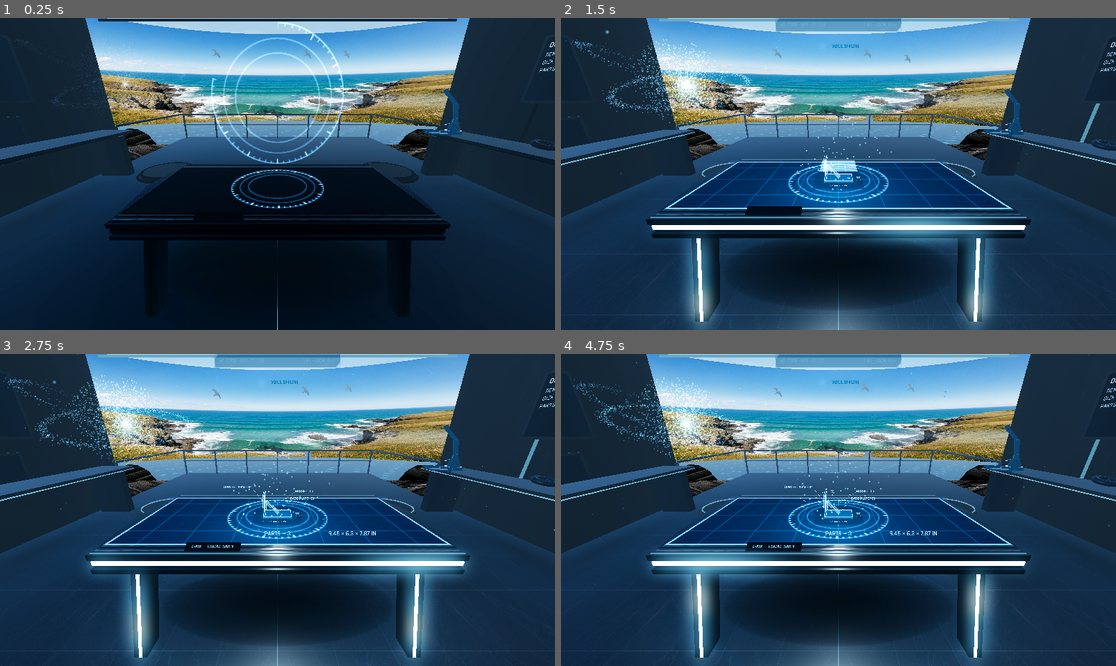
Above: before the commit, frames 1-4 (two rows, left to right).
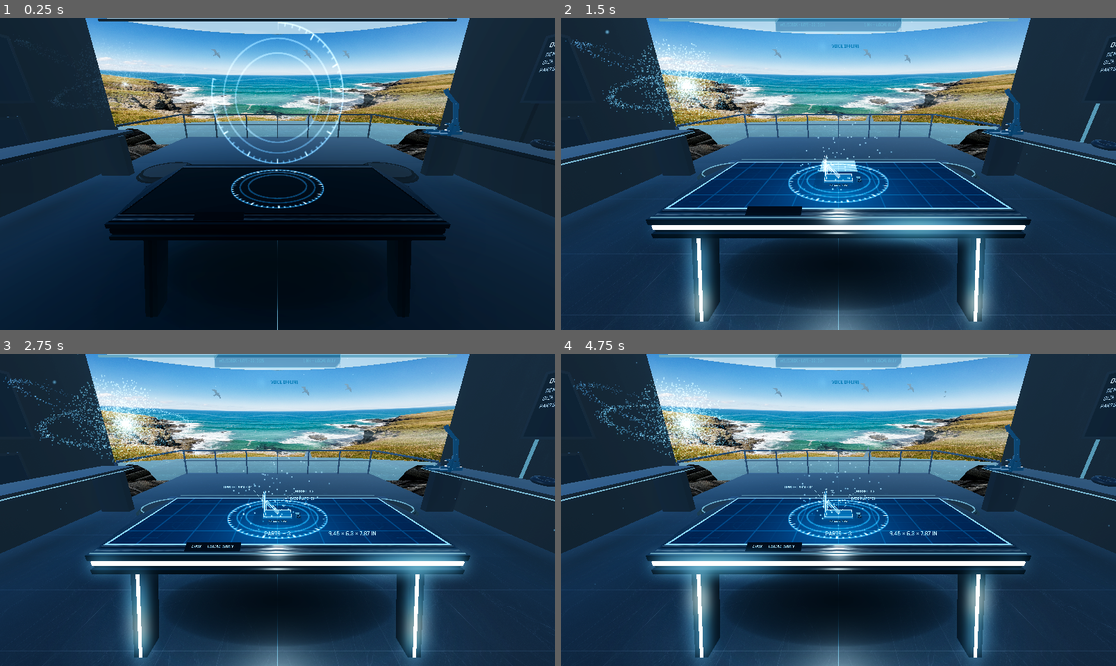
Above: after the commit, the same moments.

Repository: Jondude1/atlas-holodeck
Game: Godot game, scene res://main.tscn
The game is run twice, just before and just after one commit, with the same random seed, the same clock (stepped at 60 frames per second) and the same inputs. Sound files missing from this copy of the repository are replaced by a short silence.
Inputs (mouse positions are in pixels of both pictures, inside the frame that each line leads up to):
- Up to frame 1 (0.25 s): no input
- Up to frame 2 (1.5 s): tap Enter at 0.5 s; move the mouse to (960, 158) at 0.52 s; click (960, 158) at 0.67 s; drag from (727, 189) to (810, 236) at 1.27 s
- Up to frame 3 (2.75 s): move the mouse to (333, 441) at 2.02 s; click (333, 441) at 2.17 s
- Up to frame 4 (4.75 s): drag from (810, 572) to (672, 463) at 2.77 s; move the mouse to (1005, 556) at 3.52 s; click (1005, 556) at 3.67 s; drag from (672, 463) to (755, 432) at 4.27 s

The runs differ from the first frame. In frame 1, 2.1% of the frame differs, in the area x 18-82%, y 17-41%; in frame 2, 2.0%; in frame 3, 1.9%; in frame 4, 2.0%.

Commit message:
R7-6b photographic moving sea + living painting backdrop (sea band rolls on a loop); R4-3 tether lines merged to one draw call

Diff:
--- a/app/model.gd
+++ b/app/model.gd
@@ -15,6 +15,11 @@
 const TETHER_SIDE := 0.1       # ...and this far out to the side, away from the assembly centre
 const TETHER_FAN := 0.085      # R3-10: second callout column, this much further out — halves each column's stack
 const TETHER_MIN_GAP := 0.046  # R3-10: minimum vertical separation between labels sharing a column
+# R4-3: the merged leader-line mesh — unit-box corners (0.0018 x 0.0018 x 1) and outward-wound faces.
+const _TETHER_CORNERS := [
+	Vector3(-.0009, -.0009, -.5), Vector3(.0009, -.0009, -.5), Vector3(.0009, .0009, -.5), Vector3(-.0009, .0009, -.5),
+	Vector3(-.0009, -.0009, .5), Vector3(.0009, -.0009, .5), Vector3(.0009, .0009, .5), Vector3(-.0009, .0009, .5)]
+const _TETHER_IDX := [0, 3, 2, 0, 2, 1, 4, 5, 6, 4, 6, 7, 0, 1, 5, 0, 5, 4, 3, 7, 6, 3, 6, 2, 0, 4, 7, 0, 7, 3, 1, 2, 6, 1, 6, 5]
 const DIM_LABEL_GAP := 0.06    # metres past the footprint edge: just outside the dimension line
 
 signal explode_changed(t: float)
@@ -40,6 +45,8 @@
 var _dim_labels: Array[Label3D] = []
 var _tethers: Array[Dictionary] = []  # {part, label, line}: leader line + caps label per part
 var _tether_mat: StandardMaterial3D
+var _tether_mesh: MeshInstance3D   # R4-3: ALL leader lines in ONE merged mesh (was one MeshInstance per part)
+var _line_hidden := {}             # part index -> true: omit that leader from the merged mesh (pin styling)
 var _tether_alpha := 0.0
 
 func _ready() -> void:
@@ -117,9 +124,10 @@
 	set_tether_alpha(0.0)
 	for l in _dim_labels:
 		l.visible = false
-	for t in _tethers:                 # hidden outright: a transparent label/line still costs a draw call
+	for t in _tethers:                 # hidden outright: a transparent label still costs a draw call
 		t["label"].visible = false
-		t["line"].visible = false
+	if _tether_mesh:
+		_tether_mesh.visible = false
 	_schematic.visible = false
 	_kill_move()
 	var tw := create_tween().set_parallel(true)
@@ -140,7 +148,10 @@
 		l.visible = true
 	for t in _tethers:
 		t["label"].visible = true
-		t["line"].visible = true
+	_line_hidden.clear()
+	if _tether_mesh:
+		_tether_mesh.visible = true
+		_update_tethers()
 	_set_schematic_alpha(1.0)
 	set_tether_alpha(1.0)
 
@@ -234,7 +245,8 @@
 	var l: Label3D = t["label"]
 	if on:
 		l.visible = true
-		(t["line"] as MeshInstance3D).visible = true
+		_line_hidden.erase(i)
+		_update_tethers()
 		l.modulate = Tokens.HOLO_CORE
 		l.font_size = 56
 		l.text = _part_caption(p.name, i) + "\n" + _part_dims_line(p)
@@ -244,7 +256,11 @@
 		var parked_or_unseen := _parked or _tether_alpha <= 0.0
 		l.modulate = Tokens.a(Tokens.HOLO_LINE, _tether_alpha)
 		l.visible = not parked_or_unseen
-		(t["line"] as MeshInstance3D).visible = not parked_or_unseen
+		if parked_or_unseen:
+			_line_hidden[i] = true
+		else:
+			_line_hidden.erase(i)
+		_update_tethers()
 
 ## "UPRIGHT ARM · 02" caption of part i (the same string its tether label carries).
 func part_caption(i: int) -> String:
@@ -354,15 +370,13 @@
 	_tether_mat.shading_mode = BaseMaterial3D.SHADING_MODE_UNSHADED
 	_tether_mat.transparency = BaseMaterial3D.TRANSPARENCY_ALPHA
 	_tether_mat.albedo_color = Tokens.a(Tokens.HOLO_LINE, 0.0)
+	_tether_mesh = MeshInstance3D.new()
+	_tether_mesh.name = "Tethers"
+	_tether_mesh.cast_shadow = GeometryInstance3D.SHADOW_CASTING_SETTING_OFF
+	_tether_mesh.material_override = _tether_mat
+	add_child(_tether_mesh)
 	for i in _parts.size():
 		var p := _parts[i]
-		var line := MeshInstance3D.new()
-		line.name = "Tether%d" % i
-		var box := BoxMesh.new()
-		box.size = Vector3(0.0018, 0.0018, 1.0)
-		line.mesh = box
-		line.material_override = _tether_mat
-		add_child(line)
 		var l := Label3D.new()
 		l.name = "PartLabel%d" % i
 		l.text = _part_caption(p.name, i)
@@ -375,7 +389,7 @@
 		l.modulate = Tokens.a(Tokens.HOLO_LINE, 0.0)
 		l.outline_size = 0
 		add_child(l)
-		_tethers.append({"part": p, "label": l, "line": line})
+		_tethers.append({"part": p, "label": l})
 	_update_tethers()
 
 ## "UprightArm" -> "UPRIGHT ARM · 02"
@@ -474,18 +488,38 @@
 				moved = true
 		if not moved:
 			break
-	# Pass 3: draw the tether to the (possibly spread) tip and park the label on it.
+	# Pass 3: park each label on its (possibly spread) tip, and rebuild the ONE
+	# merged leader-line mesh (R4-3) — every tether is a thin oriented box in a
+	# single ArrayMesh, so an exploded 27-part model costs 1 draw call for its
+	# leaders instead of 27.
+	var verts := PackedVector3Array()
+	var idx := PackedInt32Array()
 	for i in n:
 		var t: Dictionary = _tethers[i]
 		var a := anchors[i]
 		var tip := adj[i]
-		var line: MeshInstance3D = t["line"]
-		var d := tip - a
-		var up := Vector3.UP if absf(d.normalized().y) < 0.99 else Vector3.RIGHT
-		line.transform = Transform3D(Basis.looking_at(d, up) * Basis.from_scale(Vector3(1, 1, d.length())), a.lerp(tip, 0.5))
 		var l: Label3D = t["label"]
 		l.horizontal_alignment = HORIZONTAL_ALIGNMENT_LEFT if sides[i] > 0 else HORIZONTAL_ALIGNMENT_RIGHT
 		l.position = tip + Vector3(sides[i] * 0.008, 0.012, 0.0)
+		if _line_hidden.has(i):
+			continue
+		var d := tip - a
+		var up := Vector3.UP if absf(d.normalized().y) < 0.99 else Vector3.RIGHT
+		var xf := Transform3D(Basis.looking_at(d, up) * Basis.from_scale(Vector3(1, 1, d.length())), a.lerp(tip, 0.5))
+		var base := verts.size()
+		for c in _TETHER_CORNERS:
+			verts.append(xf * c)
+		for k in _TETHER_IDX:
+			idx.append(base + k)
+	if _tether_mesh:
+		var arrays := []
+		arrays.resize(Mesh.ARRAY_MAX)
+		arrays[Mesh.ARRAY_VERTEX] = verts
+		arrays[Mesh.ARRAY_INDEX] = idx
+		var am := ArrayMesh.new()
+		if verts.size() > 0:
+			am.add_surface_from_arrays(Mesh.PRIMITIVE_TRIANGLES, arrays)
+		_tether_mesh.mesh = am
 
 ## A part's true size in the house format (X × Z × Y inches, feet+inches past 24 in) from its AABB.
 func _part_dims_line(p: MeshInstance3D) -> String:
@@ -532,7 +566,8 @@
 		l.visible = shown
 	for t in _tethers:
 		t["label"].visible = shown
-		t["line"].visible = shown
+	if _tether_mesh:
+		_tether_mesh.visible = shown
 	if _tether_mat:
 		set_tether_alpha(0.0)
 	for p in _parts:
--- a/app/vista.gd
+++ b/app/vista.gd
@@ -32,7 +32,7 @@
 		"omni_tint": Color(1.05, 1.0, 0.9), "omni_energy": 1.0,
 		"water_y": -4.2, "water_deep": Color(0.02, 0.23, 0.38), "water_spark": Color(0.6, 0.9, 1.0), "water_speed": 1.0,
 		"mist": Color(0.85, 0.93, 1.0), "mist_alpha": 0.35, "cloud_tint": Color(1, 1, 1), "boat": true,
-		"rock": Color(0.95, 0.98, 1.0), "drop": 9.5,
+		"rock": Color(0.95, 0.98, 1.0), "drop": 9.5, "sea": [0.36, 0.82, 1.0],   # shader UV: v=0 at the TOP of the painting; the sea band is rows .36-.82
 	},
 	"lake": {
 		"tex": "res://vistas/vista-lake.png", "card_top": 14.5,
@@ -41,7 +41,7 @@
 		"omni_tint": Color(0.75, 0.85, 1.1), "omni_energy": 0.8,
 		"water_y": -3.0, "water_deep": Color(0.03, 0.1, 0.2), "water_spark": Color(0.5, 0.7, 0.95), "water_speed": 0.35,
 		"mist": Color(0.75, 0.85, 1.0), "mist_alpha": 0.6, "cloud_tint": Color(0.6, 0.7, 0.9), "boat": true,
-		"rock": Color(0.85, 0.9, 0.98), "drop": 7.0,
+		"rock": Color(0.85, 0.9, 0.98), "drop": 7.0, "sea": [0.45, 0.75, 0.5],
 	},
 	"valley": {
 		"tex": "res://vistas/vista-valley.png", "card_top": 15.2,
@@ -50,7 +50,7 @@
 		"omni_tint": Color(1.1, 1.0, 0.85), "omni_energy": 0.95,
 		"water_y": 999.0, "water_deep": Color(0.02, 0.2, 0.3), "water_spark": Color(0.6, 0.9, 1.0), "water_speed": 1.0,
 		"mist": Color(1.0, 0.97, 0.9), "mist_alpha": 0.45, "cloud_tint": Color(1, 0.98, 0.95), "boat": false,
-		"rock": Color(0.52, 0.58, 0.4), "drop": 8.5,
+		"rock": Color(0.52, 0.58, 0.4), "drop": 8.5, "sea": [0.0, 0.0, 0.0],
 	},
 }
 
@@ -63,6 +63,8 @@
 const TEX_GULL: Texture2D = preload("res://textures/gull.png")
 const TEX_BOAT: Texture2D = preload("res://textures/boat.png")
 const TEX_ROCK: Texture2D = preload("res://textures/cliff-rock.png")
+const TEX_OCEAN: Texture2D = preload("res://textures/ocean-surface.png")
+const CARD_SHADER: Shader = preload("res://vista_card.gdshader")
 const LIFE_SHADER: Shader = preload("res://vista_life.gdshader")
 
 var _roots: Dictionary = {}            # name -> Node3D
@@ -155,7 +157,7 @@
 	var g: Dictionary = GRADES[_grade]
 	var d: Dictionary = DEFS[nm]
 	if _cards.has(nm):
-		(_cards[nm] as StandardMaterial3D).albedo_color = g["card"]
+		(_cards[nm] as ShaderMaterial).set_shader_parameter("tint", g["card"])
 	if _rocks.has(nm):
 		(_rocks[nm] as StandardMaterial3D).albedo_color = (d["rock"] as Color) * (g["card"] as Color)
 	if _domes.has(nm):
@@ -252,11 +254,13 @@
 	var card := MeshInstance3D.new()
 	card.name = "FarCard"
 	card.mesh = _card_mesh(FAR_R, 132.0, top - 22.0, top, 32)
-	var cm := StandardMaterial3D.new()
-	cm.shading_mode = BaseMaterial3D.SHADING_MODE_UNSHADED
-	cm.cull_mode = BaseMaterial3D.CULL_DISABLED
-	cm.disable_fog = true
-	cm.albedo_texture = load(d["tex"]) as Texture2D
+	var cm := ShaderMaterial.new()
+	cm.shader = CARD_SHADER
+	cm.set_shader_parameter("tex", load(d["tex"]) as Texture2D)
+	var sea: Array = d["sea"]
+	cm.set_shader_parameter("sea_lo", sea[0])
+	cm.set_shader_parameter("sea_hi", sea[1])
+	cm.set_shader_parameter("sway", sea[2])
 	card.material_override = cm
 	_cards[nm] = cm
 	_seal_vista_node(card)
@@ -277,6 +281,7 @@
 		wm.set_shader_parameter("deep_color", d["water_deep"])
 		wm.set_shader_parameter("spark_color", d["water_spark"])
 		wm.set_shader_parameter("speed", d["water_speed"])
+		wm.set_shader_parameter("tex", TEX_OCEAN)
 		wm.set_shader_parameter("glitter_z", 0.0)
 		water.material_override = wm
 		_seal_vista_node(water)
--- /dev/null
+++ b/app/vista_card.gdshader
@@ -0,0 +1,26 @@
+shader_type spatial;
+render_mode unshaded, cull_disabled, fog_disabled;
+
+// The vista painting, alive (Jon, 2026-11-24: "a gif that can be looped
+// endlessly, the ocean rolling beneath the cliffside"). The painting itself
+// stays still; its SEA BAND breathes — a slow UV swell across the water plus
+// faint foam streaks forever crawling — so the backdrop loops without ever
+// repeating a frame the eye can catch. Mesh UV: v = 1 at the card's bottom.
+uniform sampler2D tex : filter_linear_mipmap;
+uniform vec4 tint : source_color = vec4(1.0);
+uniform float sea_lo = 0.0;    // UV.y where the painted sea starts (bottom of the band)
+uniform float sea_hi = 0.0;    // UV.y of the painted horizon
+uniform float sway = 0.0;      // 0 = a still painting; 1 = full roll
+
+void fragment() {
+	float band = smoothstep(sea_lo - 0.03, sea_lo + 0.06, UV.y) * (1.0 - smoothstep(sea_hi - 0.06, sea_hi + 0.03, UV.y));
+	band *= sway;
+	vec2 uv = UV;
+	uv.x += sin(TIME * 0.11 + UV.y * 22.0 + sin(TIME * 0.05) * 1.7) * 0.0016 * band;
+	uv.y += sin(TIME * 0.07 + UV.x * 9.0) * 0.0007 * band;
+	vec3 col = texture(tex, uv).rgb;
+	float streak = sin(UV.y * 90.0 - TIME * 0.35 + sin(UV.x * 40.0 + TIME * 0.1) * 1.5) * 0.5 + 0.5;
+	float foam = band * smoothstep(0.93, 1.0, streak) * 0.07;
+	col += vec3(foam);
+	ALBEDO = col * tint.rgb;
+}
--- a/app/vista_water.gdshader
+++ b/app/vista_water.gdshader
@@ -1,9 +1,13 @@
 shader_type spatial;
 render_mode unshaded, depth_draw_opaque;
 
-// The vista water plane (Round 5): fully procedural — two scrolling wave fields summed
-// into moving sparkle over a deep base colour, plus a static sun-glitter streak. No
-// texture (no tiling seams), no reflections, no per-frame CPU: TIME does all the work.
+// The vista sea (Round 5; photographic since R7-6b). Jon called the old fully
+// procedural version "that weird plane right after the balcony" — a flat colour
+// field reads as a plane no matter how it sparkles. Now the base is a real
+// ocean photograph, scrolled at two scales in different directions so it can
+// never read as a still sheet or an obvious tile, with the swell, sun-glitter
+// and shore wash kept as light overlays. All motion is TIME-driven.
+uniform sampler2D tex : filter_linear_mipmap, repeat_enable;
 uniform vec4 deep_color : source_color = vec4(0.02, 0.16, 0.28, 1.0);
 uniform vec4 spark_color : source_color = vec4(0.45, 0.85, 1.0, 1.0);
 uniform float glitter_z = -1.0;        // world-z centre of the glitter lane (runs outward in -x)
@@ -14,8 +18,8 @@
 
 void vertex() {
 	wpos = (MODEL_MATRIX * vec4(VERTEX, 1.0)).xyz;
-	// R7-6: a real swell — the surface itself rises and falls (the plane carries
-	// subdivisions now), so looking down from the balcony the sea is never still.
+	// a real swell — the surface itself rises and falls (the plane carries
+	// subdivisions), so looking down from the balcony the sea is never still.
 	VERTEX.y += (sin(wpos.x * 0.32 + TIME * 0.8 * speed) + sin(wpos.z * 0.21 - TIME * 0.62 * speed)) * 0.035;
 }
 
@@ -25,26 +29,28 @@
 
 void fragment() {
 	vec2 p = wpos.xz;
+	// two photographic layers, different scales, drifting against each other
+	vec3 l1 = texture(tex, p * 0.045 + vec2(TIME * 0.006, TIME * 0.0022) * speed).rgb;
+	vec3 l2 = texture(tex, p * 0.13 - vec2(TIME * 0.004, -TIME * 0.005) * speed).rgb;
+	vec3 col = mix(l1, l2, 0.42);
+	// depth grade: darker + deeper near, easing to the photo's own colour out far
+	float dist_fade = clamp(1.0 - length(p) / 90.0, 0.25, 1.0);
+	col = mix(col, col * deep_color.rgb * 2.4, 0.35 * dist_fade);
+	// a whisper of the old procedural life: moving glints + the sun lane
 	float w = 0.0;
 	w += wave(p, vec2(0.8, 0.6), 1.4, 0.9 * speed) * 0.45;
 	w += wave(p, vec2(-0.5, 1.0), 2.7, 1.3 * speed) * 0.30;
 	w += wave(p, vec2(1.0, -0.2), 5.5, 2.1 * speed) * 0.25;
-	w += wave(p, vec2(0.3, -1.0), 11.0, 3.1 * speed) * 0.12;   // jitter octave: breaks the polka-dot regularity
-	// calm near the balcony (the dots read as print at grazing angles), alive further out
 	float near_calm = smoothstep(8.0, 26.0, length(wpos.xz - vec2(0.0, -6.0)));
-	float sparkle = smoothstep(0.78, 0.98, w) * mix(0.15, 1.0, near_calm);
-	// sun glitter: a bright lane under the vista's light, fading with distance
+	float sparkle = smoothstep(0.80, 0.99, w) * mix(0.10, 0.7, near_calm);
 	float lane = exp(-abs(wpos.z - glitter_z) / max(glitter_width, 0.1));
-	float dist_fade = clamp(1.0 - length(p) / 90.0, 0.25, 1.0);
-	vec3 col = deep_color.rgb;
-	col += spark_color.rgb * sparkle * 0.35 * dist_fade;
-	col += spark_color.rgb * lane * sparkle * 0.55 * dist_fade;
-	col += spark_color.rgb * lane * 0.05;
-	// R7-6: wash rolling ashore — bright bands travelling toward the cliffs (+z
+	col += spark_color.rgb * sparkle * 0.16 * dist_fade;
+	col += spark_color.rgb * lane * sparkle * 0.22 * dist_fade;
+	// wash rolling ashore — bright bands travelling toward the cliffs (+z
 	// world), strongest where the sea meets the headland, gone far out to sea.
 	float shore = smoothstep(-24.0, -15.0, wpos.z) * (1.0 - smoothstep(-13.4, -12.2, wpos.z));
 	float streak = sin(wpos.z * 2.1 - TIME * 1.15 * speed + sin(wpos.x * 0.3 + TIME * 0.23 * speed) * 1.6) * 0.5 + 0.5;
 	float wash = shore * smoothstep(0.72, 0.97, streak);
-	col = mix(col, vec3(0.88, 0.95, 0.99), wash * 0.5);
+	col = mix(col, vec3(0.88, 0.95, 0.99), wash * 0.45);
 	ALBEDO = col;
 }
Binary file added: app/textures/ocean-surface.png
Not shown, added: app/vista_card.gdshader.uid
Not shown, changed: WIP-STATE.md
